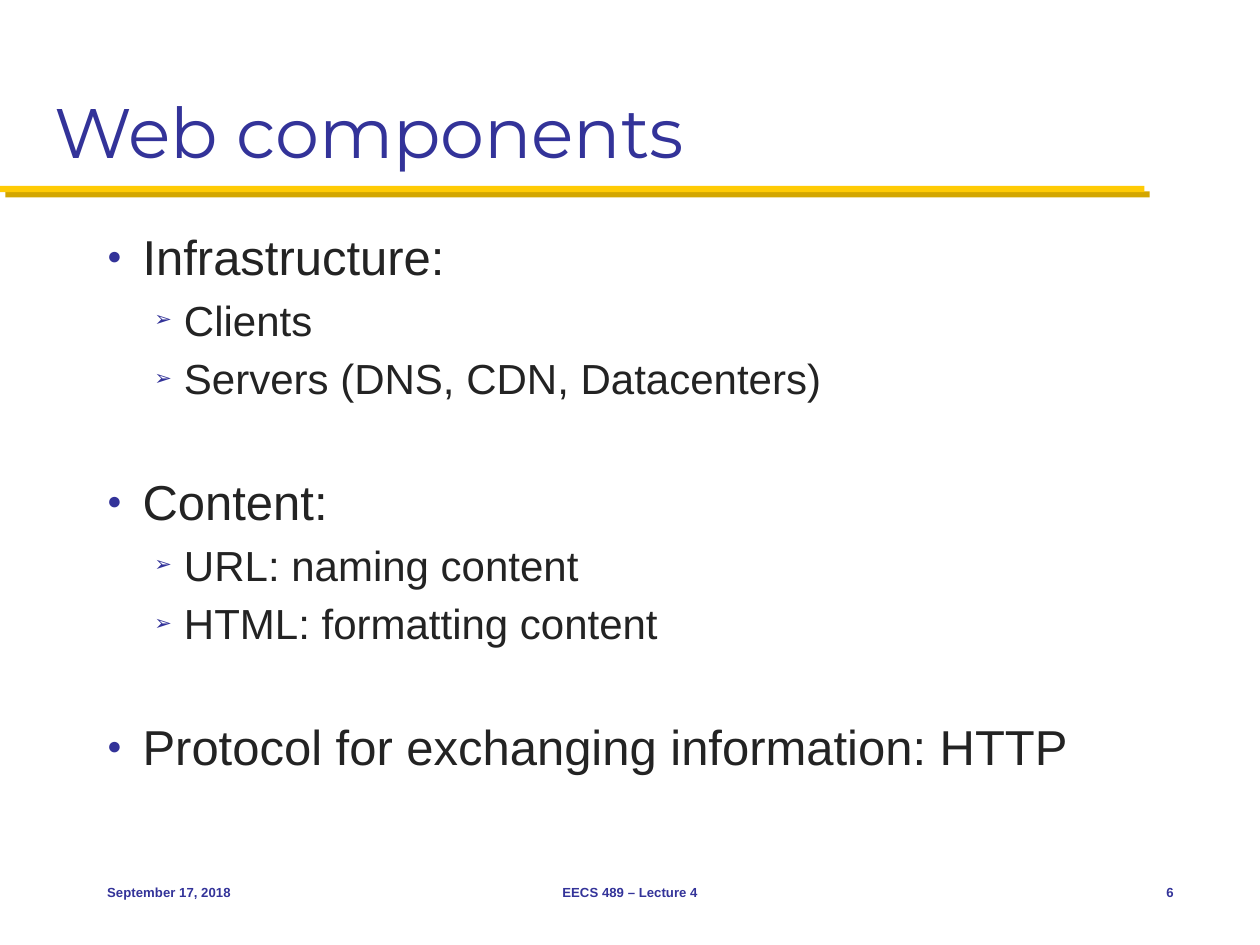
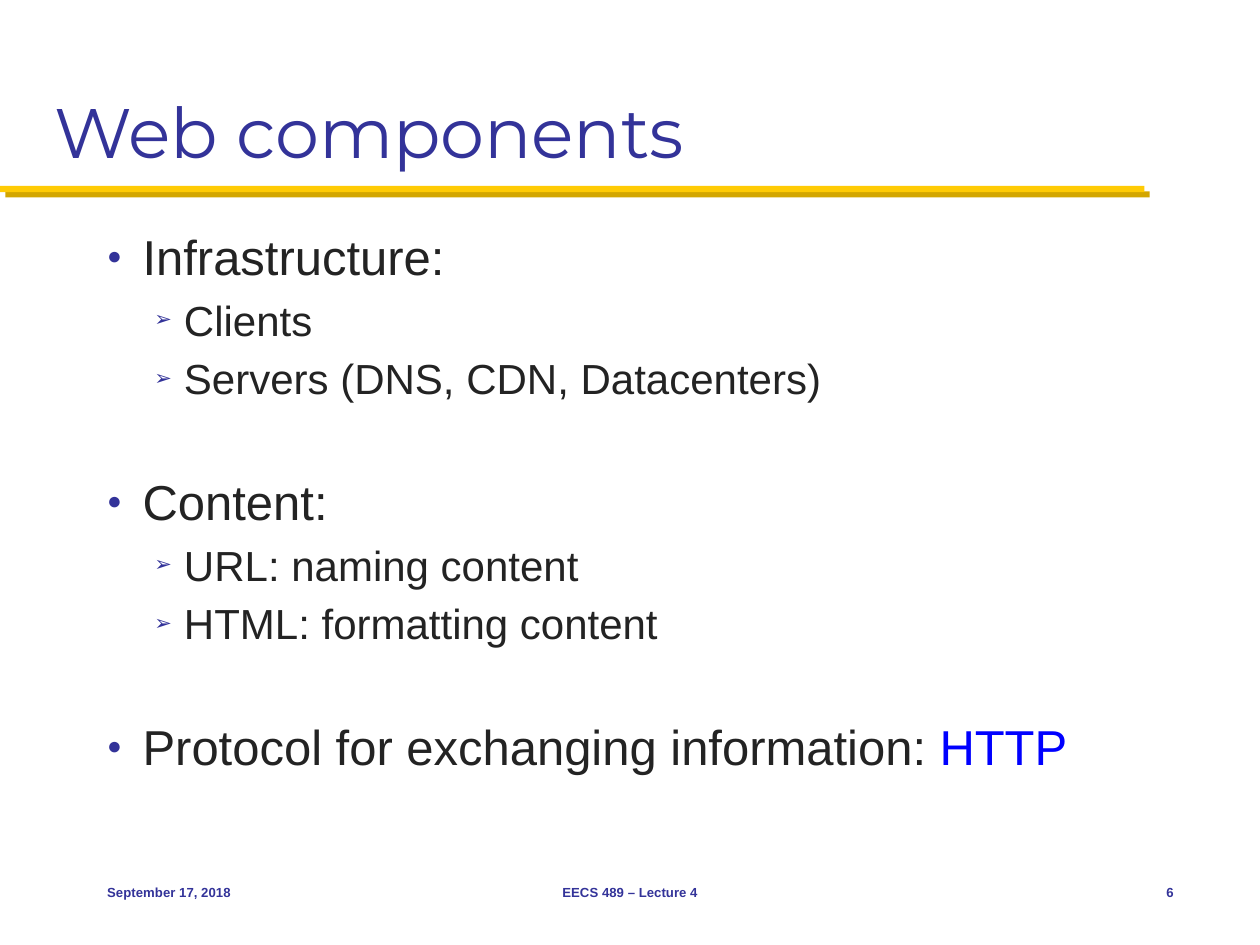
Before and after one commit to mosharaf/eecs489, a slide deck: slide 6 of Slides/091718.pptx. Drawn at 1260x945 pixels with LibreOffice and Linux fonts; fonts in the diff are those of the drawing. Boxes give left, top, right and bottom in pixels: in the first picture for what was removed or moved away, otherwise in the second. Text is boxed around its words. In the diff, an @@ line names an element or a change of style, - is before the commit and + after.

```diff
--- a/Slides/091718.pptx
+++ b/Slides/091718.pptx
@@ text at box(143, 729, 1068, 775): text colour #232323 to #0000FF in "HTTP" @@
```
Also in this commit, not shown: 1 other slide changed, 1 slide added.
